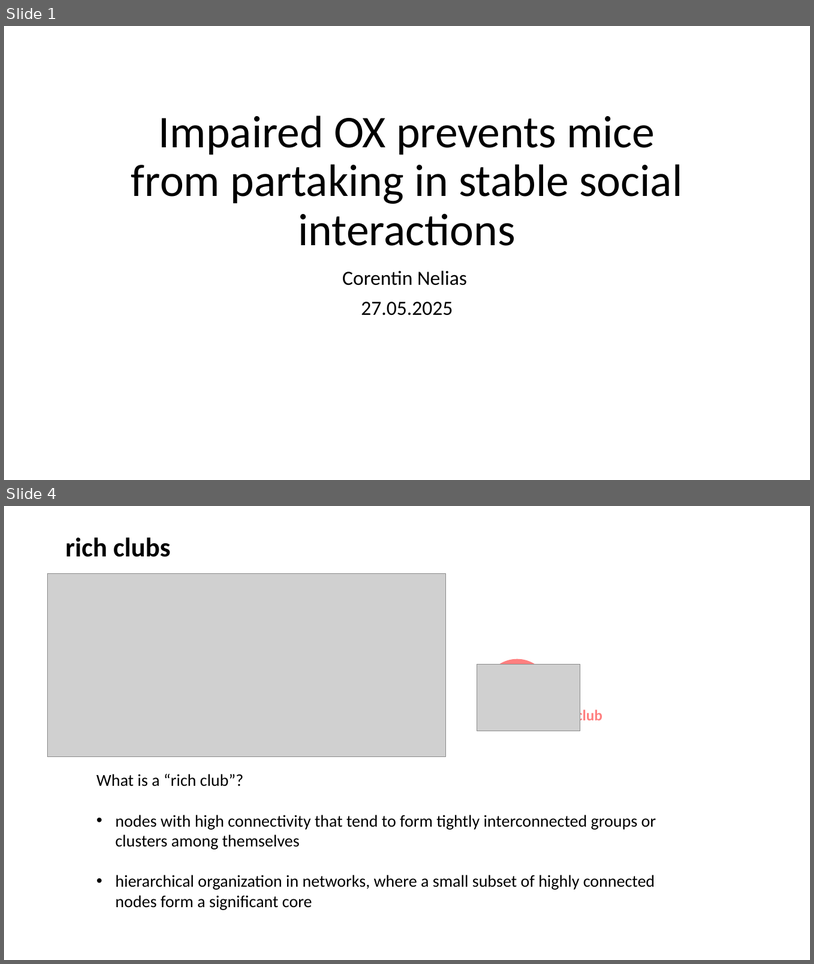
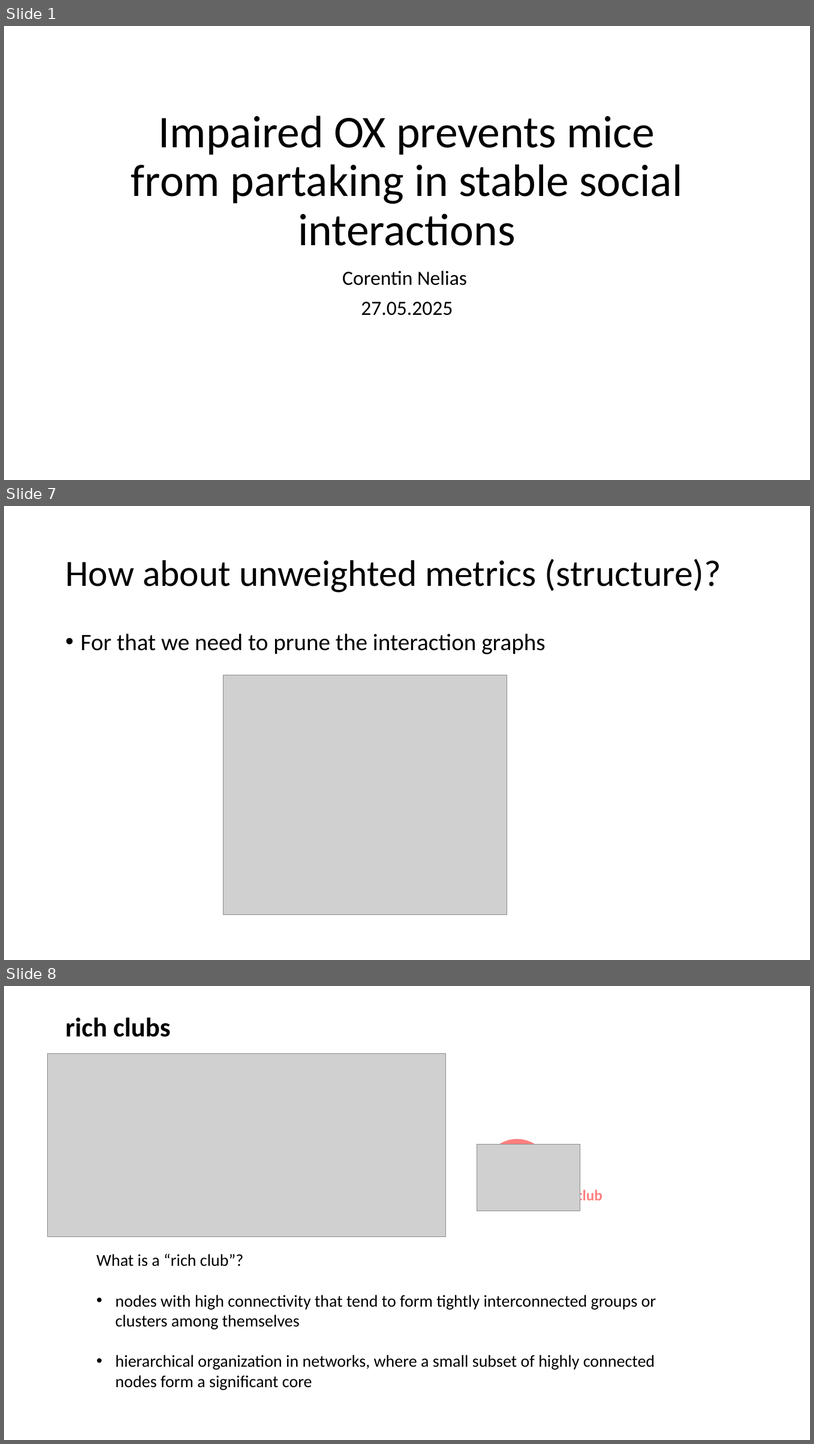
Before and after one commit to KelschLAB/NoSeMaze-stableRichClubs, a slide deck: plots/progress_report_27052025.pptx. Shown one above the other, each under a label of ours: slides 1 and 4 before the commit, slides 1, 7 and 8 after it; the slides between them are not shown. The pictures are 814x964 and 814x1444 pixels, drawn with LibreOffice and Linux fonts; fonts in the diff are those of the drawing; grey boxes stand for pictures. Boxes give left, top, right and bottom in pixels: in the first picture for what was removed or moved away, otherwise in the second. Text is boxed around its words. In the diff, an @@ line names an element or a change of style, - is before the commit and + after.

```diff
--- a/plots/progress_report_27052025.pptx
+++ b/plots/progress_report_27052025.pptx
@@ slide 7 added at (4,506,810,960), background #FFFFFF @@
@@ title added at (65,559,722,592), 44 pt, text #000000 @@
+How about unweighted metrics (structure)?
@@ text added at (81,633,545,654), 28 pt, text #000000 @@
+• For that we need to prune the interaction graphs
@@ picture added at (223,675,507,915) @@
@@ what was slide 4 is now slide 8 @@
```
Also in this commit, not shown: 2 slides changed, 3 other slides added, 10 other files.
